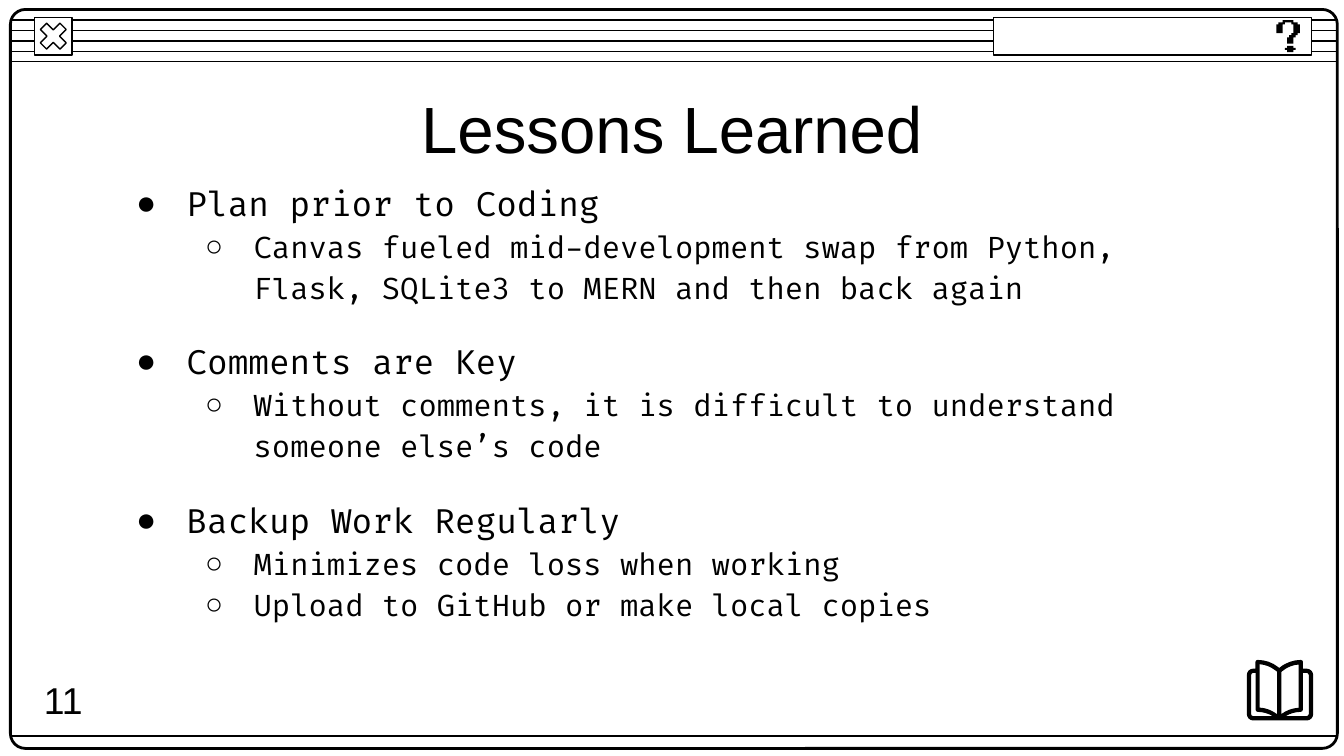
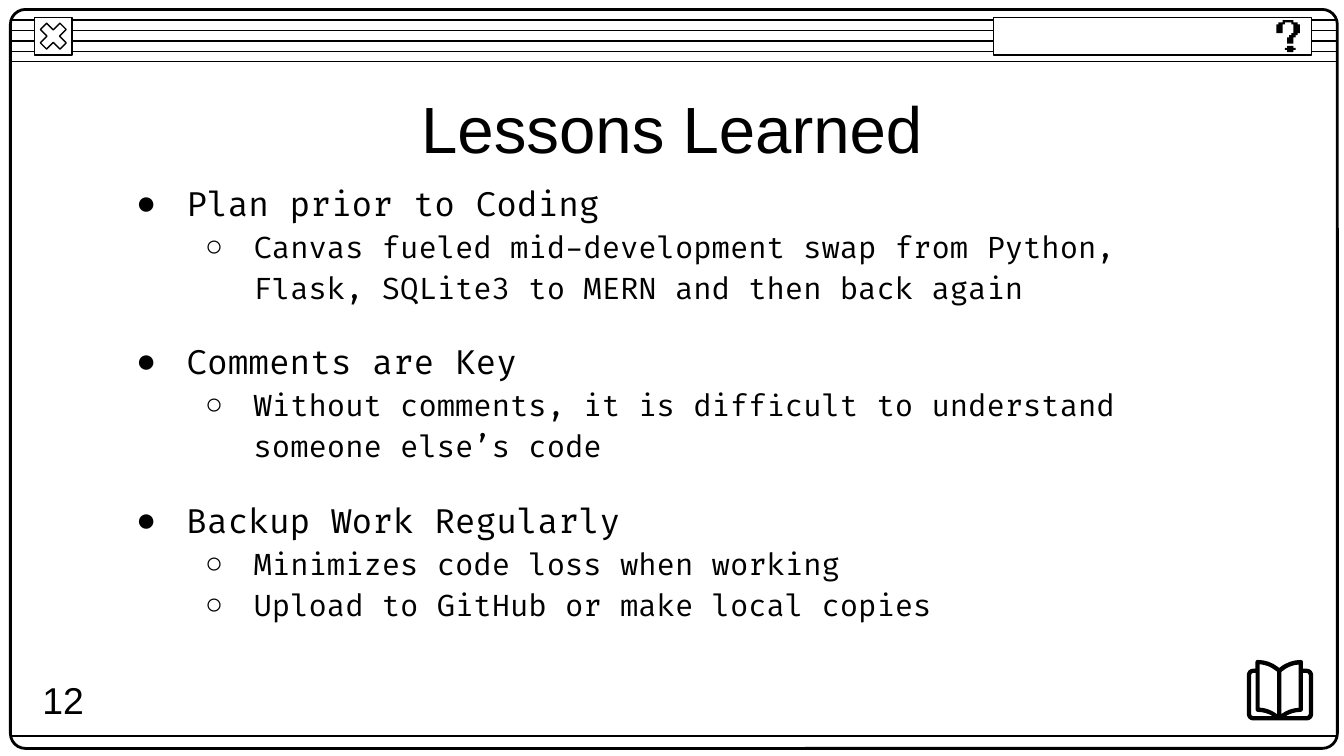
Before and after one commit to JakenW/Computer-Science-Education-Game, a slide deck: slide 12 of Documentation/Final Presentation.pptx (slide 11 before the commit). Drawn at 1344x756 pixels with LibreOffice and Linux fonts; fonts in the diff are those of the drawing. Boxes give left, top, right and bottom in pixels: in the first picture for what was removed or moved away, otherwise in the second. Text is boxed around its words. In the diff, an @@ line names an element or a change of style, - is before the commit and + after.

```diff
--- a/Documentation/Final Presentation.pptx
+++ b/Documentation/Final Presentation.pptx
@@ title at [42,688,84,714]: text changed @@
-11
+12
```
Also in this commit, not shown: 5 other slides changed, 1 slide added, 1 other file.
